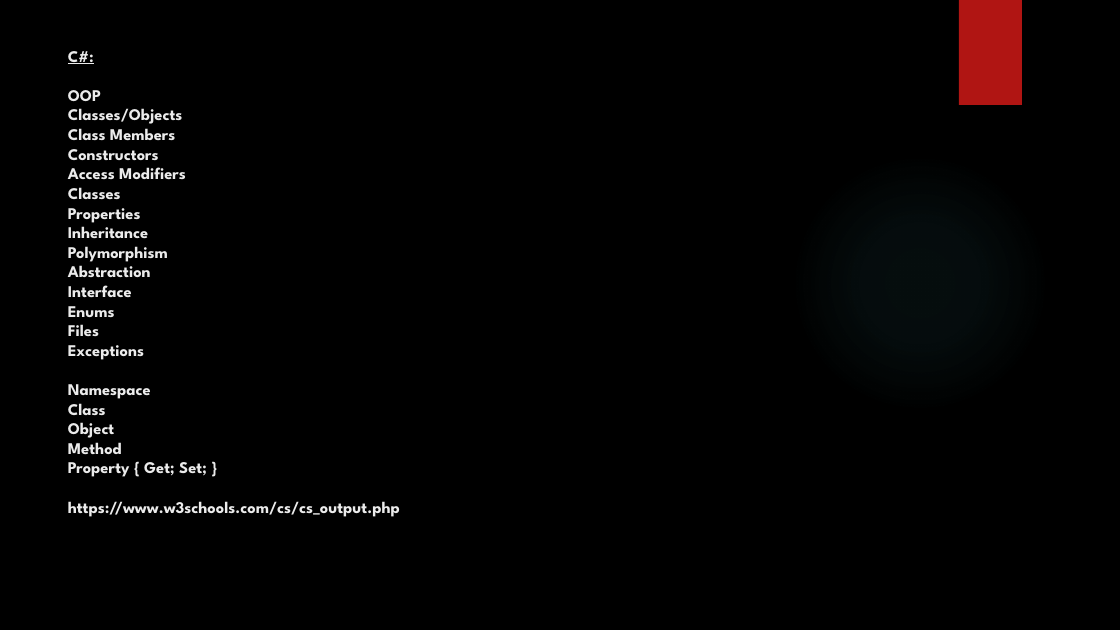
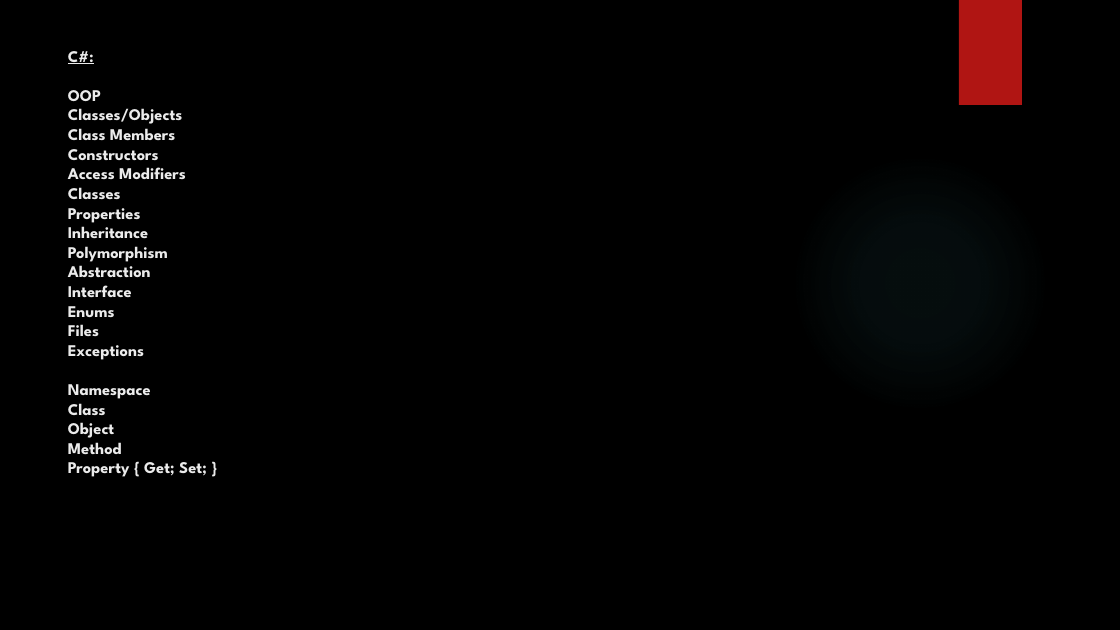
Before and after one commit to Manisoft55/AimorePractice, a slide deck: slide 10 of Notes/Day2_26_07_2022.pptx. Drawn at 1120x630 pixels with LibreOffice and Linux fonts; fonts in the diff are those of the drawing; background and template pictures are left out. Boxes give left, top, right and bottom in pixels: in the first picture for what was removed or moved away, otherwise in the second. Text is boxed around its words. In the diff, an @@ line names an element or a change of style, - is before the commit and + after.

```diff
--- a/Notes/Day2_26_07_2022.pptx
+++ b/Notes/Day2_26_07_2022.pptx
@@ title at (68, 208, 207, 477): text changed @@
-Properties
-Inheritance
-Polymorphism
-Abstraction
-Interface
-Enums
-Files
-Exceptions
-Namespace
-Class
-Object
-Method
-Property { Get; Set; }
-https://www.w3schools.com/cs/cs_output.php
+Properties
+Inheritance
+Polymorphism
+Abstraction
+Interface
+Enums
+Files
+Exceptions
+Namespace
+Class
+Object
+Method
+Property { Get; Set; }
```
Also in this commit, not shown: 3 other slides changed, 17 other files.
